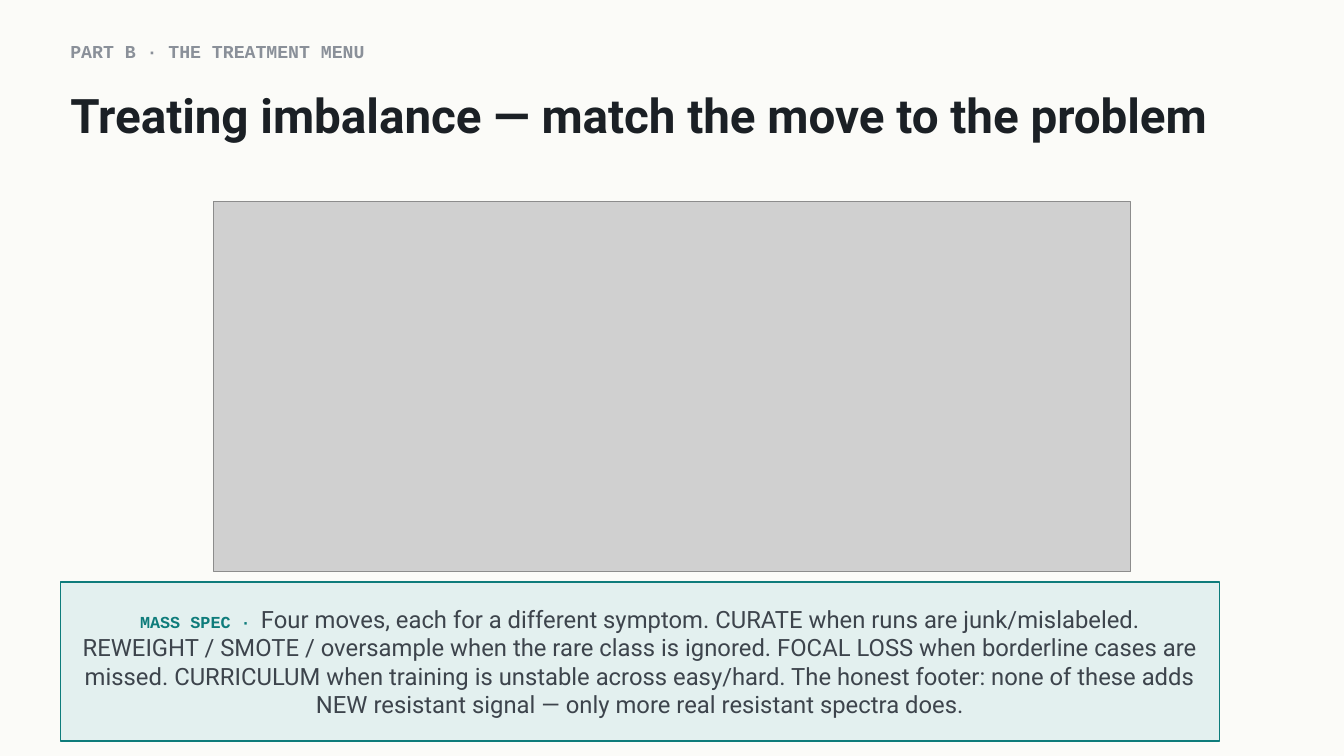
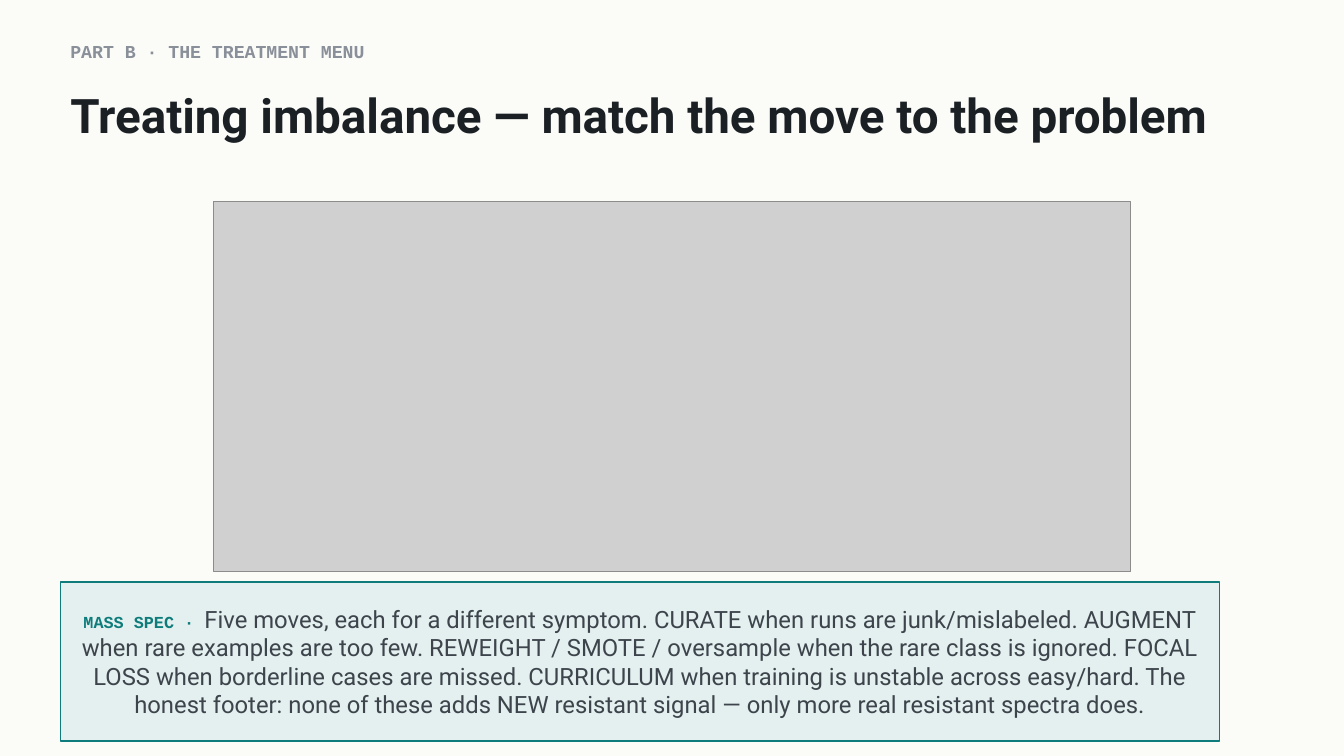
Before and after one commit to indigobio/msacl_dl_course, a slide deck: slide 13 of slides/pptx/lecture10_imbalanced_data.pptx. Drawn at 1344x756 pixels with LibreOffice and Linux fonts; fonts in the diff are those of the drawing; grey boxes stand for pictures. Boxes give left, top, right and bottom in pixels: in the first picture for what was removed or moved away, otherwise in the second. Text is boxed around its words. In the diff, an @@ line names an element or a change of style, - is before the commit and + after.

```diff
--- a/slides/pptx/lecture10_imbalanced_data.pptx
+++ b/slides/pptx/lecture10_imbalanced_data.pptx
@@ text in rectangle at [82, 610, 1197, 718]: text changed @@
-MASS SPEC · Four moves, each for a different symptom. CURATE when runs are junk/mislabeled. REWEIGHT / SMOTE / oversample when the rare class is ignored. FOCAL LOSS when borderline cases are missed. CURRICULUM when training is unstable across easy/hard. The honest footer: none of these adds NEW resistant signal — only more real resistant spectra does.
+MASS SPEC · Five moves, each for a different symptom. CURATE when runs are junk/mislabeled. AUGMENT when rare examples are too few. REWEIGHT / SMOTE / oversample when the rare class is ignored. FOCAL LOSS when borderline cases are missed. CURRICULUM when training is unstable across easy/hard. The honest footer: none of these adds NEW resistant signal — only more real resistant spectra does.
```
Also in this commit, not shown: 4 other slides changed, 33 other files.
